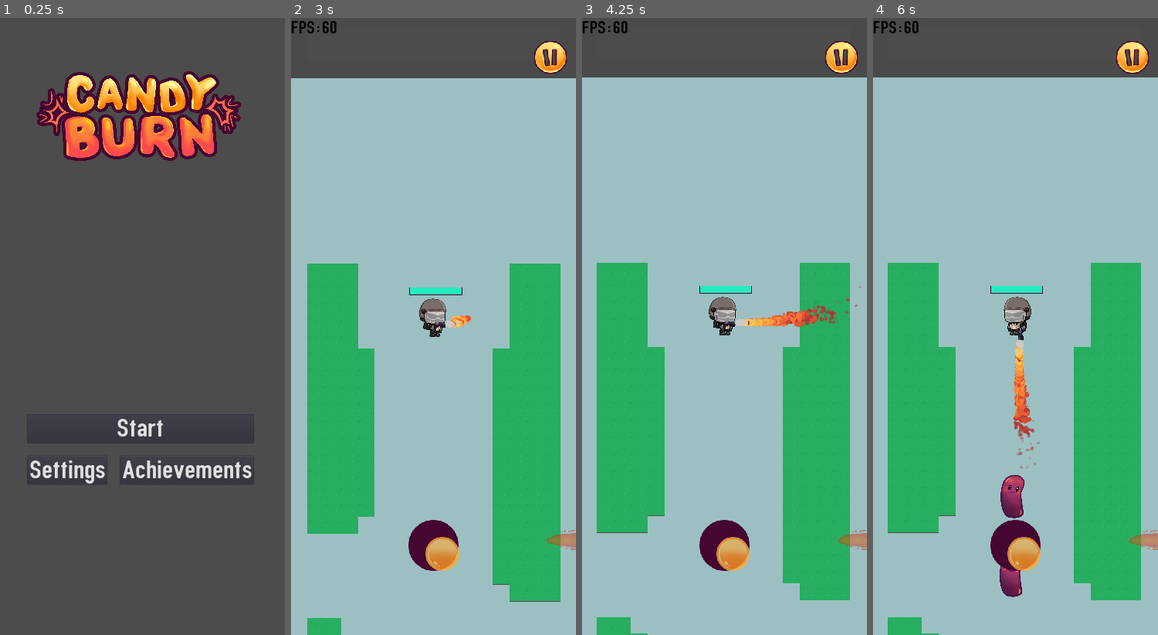
Above: before the commit, frames 1-4 (left to right).
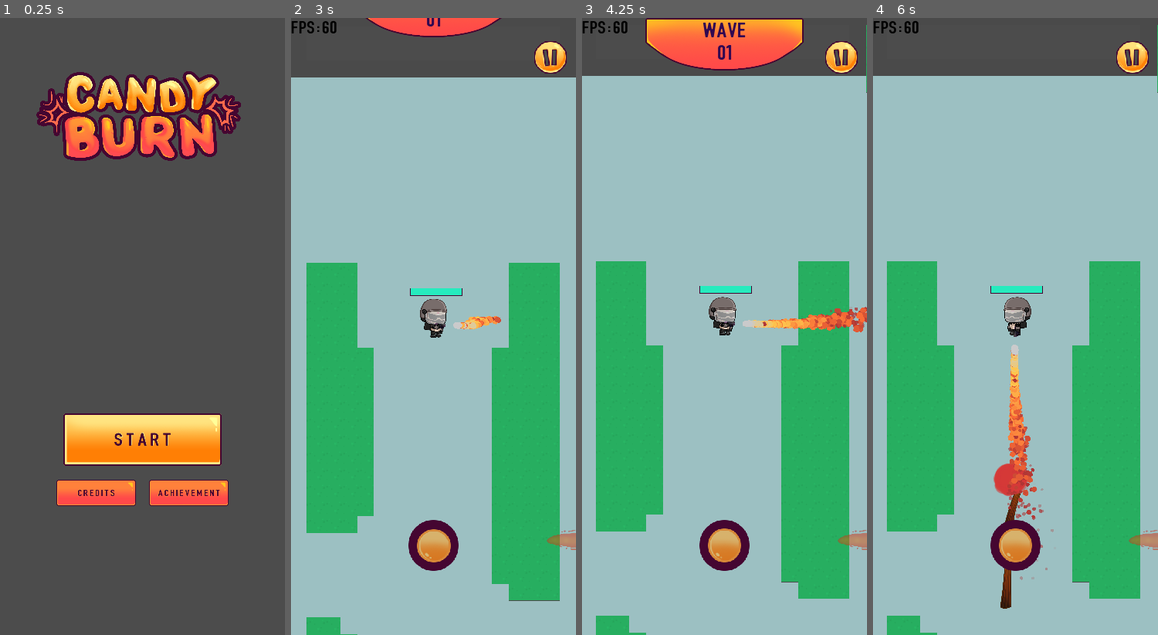
Above: after the commit, the same moments.

Repository: Zakcrust/CandyBurnRemake
Game: Godot game, scene res://Scenes/UI/Menu.tscn
The game is run twice, just before and just after one commit, with the same random seed, the same clock (stepped at 60 frames per second) and the same inputs. Sound files missing from this copy of the repository are replaced by a short silence.
Inputs (mouse positions are in pixels of both pictures, inside the frame that each line leads up to; where the layout moved, square brackets give the same spot in the first picture):
- Up to frame 1 (0.25 s): no input
- Up to frame 2 (3 s): click (387, 493) [359, 468] at 0.5 s; click "Back" at 1.25 s; click (479, 493) [479, 468] at 2 s; click (433, 437) [430, 431] at 2.75 s
- Up to frame 3 (4.25 s): move the mouse to (787, 295) at 3.52 s; click (787, 295) at 3.67 s
- Up to frame 4 (6 s): drag from (958, 357) to (1069, 320) at 4.27 s; move the mouse to (1044, 190) at 5.02 s; click (1044, 190) at 5.17 s; drag from (1001, 449) to (1015, 314) at 5.77 s

The runs differ from the first frame. In frame 1, 8.1% of the frame differs, in the area x 9-90%, y 64-80%; in frame 2, 3.1%; in frame 3, 7.1%; in frame 4, 4.5%.

Commit message:
implment some UI assets, implement weapon cycle asset

Diff:
--- /dev/null
+++ b/Assets/Main Character/FlameThrower/Flamethrower.tres
@@ -0,0 +1,8 @@
+[gd_resource type="AtlasTexture" load_steps=2 format=2]
+
+[ext_resource path="res://Assets/Player/karakter256.png" type="Texture" id=1]
+
+[resource]
+flags = 4
+atlas = ExtResource( 1 )
+region = Rect2( 408, 38, 197, 79 )
--- /dev/null
+++ b/Assets/Main Character/Flamepistol/Flamepistol.tres
@@ -0,0 +1,8 @@
+[gd_resource type="AtlasTexture" load_steps=2 format=2]
+
+[ext_resource path="res://Assets/Player/karakter512.png" type="Texture" id=1]
+
+[resource]
+flags = 4
+atlas = ExtResource( 1 )
+region = Rect2( 762, 222, 121, 55 )
--- /dev/null
+++ b/Assets/Main Character/Projectile - Flamethrower /hand.tres
@@ -0,0 +1,8 @@
+[gd_resource type="AtlasTexture" load_steps=2 format=2]
+
+[ext_resource path="res://Assets/Player/karakter512.png" type="Texture" id=1]
+
+[resource]
+flags = 4
+atlas = ExtResource( 1 )
+region = Rect2( 626, 324, 54, 93 )
--- a/Scenes/Player/Player.gd
+++ b/Scenes/Player/Player.gd
@@ -18,7 +18,7 @@
 var detect_radius : float = player_kine_stats.detect_radius
 var attack_radius : float = 0.7 * detect_radius
 var speed : int = player_kine_stats.speed
-var knockback_speed : float = speed * 10
+var knockback_speed : float = speed * 5
 var velocity : Vector2
 var knockback_direction : Vector2
 var bullet : PackedScene = load("res://Scenes/Projectile/Bullet.tscn")
@@ -28,6 +28,12 @@
 var collosion
 
 
+var pistol_asset = load("res://Assets/Main Character/Flamepistol/Flamepistol.tres")
+var pistol_pos : Vector2 = Vector2(7, 58)
+
+var flame_thrower_asset = load("res://Assets/Main Character/FlameThrower/Flamethrower.tres")
+var flame_thrower_pos : Vector2 = Vector2(22, 100)
+
 enum {
 	FLAME_PISTOL,
 	FLAMETHROWER,
@@ -47,6 +53,16 @@
 func _ready():
 	speed = custom_speed
 	knockback_speed = speed * 3
+	check_state_to_asset()
+
+func check_state_to_asset() -> void:
+	match(weapon_state):
+		FLAME_PISTOL:
+			$Body/Hand/Weapon.texture = pistol_asset
+			$Body/Hand/Weapon.position = pistol_pos
+		FLAMETHROWER:
+			$Body/Hand/Weapon.texture = flame_thrower_asset
+			$Body/Hand/Weapon.position = flame_thrower_pos
 
 
 func set_player_stats(value) -> void:
@@ -82,6 +98,7 @@
 				var target_pos = position.direction_to(target.position)
 				_face_to_position(target_pos)
 				$Body/Hand.look_at(target.global_position)
+				$Body/Hand.rotation_degrees -= 90
 			collosion = move_and_collide(velocity * speed * delta)
 			position.x = clamp(position.x, -1080 , 2160) #temp
 		HURT:
@@ -132,6 +149,7 @@
 
 func _on_Controller_send_shoot():
 	weapon_state = FLAMETHROWER
+	check_state_to_asset()
 
 
 func _on_EnemyDetector_send_enemies(ens):
@@ -239,3 +257,4 @@
 func _on_Control_end_flame_thrower():
 	$Body/Hand/FireCore.stop_flame()
 	weapon_state = FLAME_PISTOL
+	check_state_to_asset()
--- a/Scenes/Projectile/Bolt.tscn
+++ b/Scenes/Projectile/Bolt.tscn
@@ -1,6 +1,6 @@
 [gd_scene load_steps=5 format=2]
 
-[ext_resource path="res://Assets/Gula Gait-20201022T150527Z-001/Gula Gait/attack/bullet.tres" type="Texture" id=1]
+[ext_resource path="res://Assets/sparkle.png" type="Texture" id=1]
 [ext_resource path="res://Scripts/Projectile/Bolt.gd" type="Script" id=2]
 [ext_resource path="res://Scenes/Projectile/Trail.tscn" type="PackedScene" id=3]
 
@@ -13,7 +13,8 @@
 script = ExtResource( 2 )
 
 [node name="Sprite" type="Sprite" parent="."]
-scale = Vector2( 0.5, 0.5 )
+modulate = Color( 0.0196078, 1, 0.839216, 1 )
+scale = Vector2( 0.2, 0.2 )
 texture = ExtResource( 1 )
 flip_h = true
 
@@ -26,7 +27,7 @@
 
 [node name="Trail" parent="Trail" index="0"]
 width = 20.0
-default_color = Color( 0.878431, 0.101961, 0, 1 )
+default_color = Color( 0, 0.905882, 1, 1 )
 [connection signal="body_entered" from="." to="." method="_on_Bolt_body_entered"]
 
 [editable path="Trail"]
--- a/Scenes/UI/Menu.tscn
+++ b/Scenes/UI/Menu.tscn
@@ -1,10 +1,12 @@
-[gd_scene load_steps=10 format=2]
+[gd_scene load_steps=9 format=2]
 
-[ext_resource path="res://Fonts/Header - dinrundschriftmittel.otf" type="DynamicFontData" id=1]
+[ext_resource path="res://Assets/UI/Achievement.png" type="Texture" id=1]
 [ext_resource path="res://Sounds/main_menu.ogg" type="AudioStream" id=2]
 [ext_resource path="res://icon.png" type="Texture" id=3]
 [ext_resource path="res://Scenes/Utils/Sounds.tscn" type="PackedScene" id=4]
 [ext_resource path="res://Scenes/UI/Setting.tscn" type="PackedScene" id=5]
+[ext_resource path="res://Assets/UI/Start Button.png" type="Texture" id=6]
+[ext_resource path="res://Assets/UI/Credits.png" type="Texture" id=7]
 
 [sub_resource type="GDScript" id=1]
 script/source = "extends Control
@@ -24,19 +26,8 @@
 	$Menu.show()
 "
 
-[sub_resource type="DynamicFont" id=2]
-size = 104
-font_data = ExtResource( 1 )
-
-[sub_resource type="DynamicFont" id=3]
-size = 104
-font_data = ExtResource( 1 )
-
-[sub_resource type="DynamicFont" id=4]
-size = 104
-font_data = ExtResource( 1 )
-
 [node name="Menu" type="Control"]
+pause_mode = 2
 anchor_left = 0.5
 anchor_right = 0.5
 margin_left = -540.0
@@ -64,46 +55,48 @@
 margin_top = 1500.0
 margin_right = 436.0
 margin_bottom = 1772.0
+alignment = 1
 __meta__ = {
 "_edit_use_anchors_": false
 }
 
 [node name="VBoxContainer" type="VBoxContainer" parent="Menu"]
-margin_right = 872.0
-margin_bottom = 272.0
+margin_left = 111.0
+margin_right = 761.0
+margin_bottom = 350.0
 custom_constants/separation = 50
 alignment = 1
 
-[node name="Start" type="Button" parent="Menu/VBoxContainer"]
-margin_right = 872.0
-margin_bottom = 111.0
-custom_fonts/font = SubResource( 2 )
-text = "Start"
-__meta__ = {
-"_edit_use_anchors_": false
-}
+[node name="Start" type="HBoxContainer" parent="Menu/VBoxContainer"]
+margin_right = 650.0
+margin_bottom = 200.0
+alignment = 1
+
+[node name="Start" type="TextureButton" parent="Menu/VBoxContainer/Start"]
+margin_left = 25.0
+margin_right = 625.0
+margin_bottom = 200.0
+texture_normal = ExtResource( 6 )
 
 [node name="HBoxContainer" type="HBoxContainer" parent="Menu/VBoxContainer"]
-margin_top = 161.0
-margin_right = 872.0
-margin_bottom = 272.0
+margin_top = 250.0
+margin_right = 650.0
+margin_bottom = 350.0
 custom_constants/separation = 50
 alignment = 1
 
-[node name="Setting" type="Button" parent="Menu/VBoxContainer/HBoxContainer"]
-margin_right = 305.0
-margin_bottom = 111.0
-custom_fonts/font = SubResource( 3 )
-text = "Settings"
+[node name="Setting" type="TextureButton" parent="Menu/VBoxContainer/HBoxContainer"]
+margin_right = 300.0
+margin_bottom = 100.0
+texture_normal = ExtResource( 7 )
 
-[node name="Achievement" type="Button" parent="Menu/VBoxContainer/HBoxContainer"]
-margin_left = 355.0
-margin_right = 872.0
-margin_bottom = 111.0
-custom_fonts/font = SubResource( 4 )
-text = "Achievements"
+[node name="Achievement" type="TextureButton" parent="Menu/VBoxContainer/HBoxContainer"]
+margin_left = 350.0
+margin_right = 650.0
+margin_bottom = 100.0
+texture_normal = ExtResource( 1 )
 
 [node name="Setting" parent="." instance=ExtResource( 5 )]
-[connection signal="pressed" from="Menu/VBoxContainer/Start" to="." method="_on_Button_pressed"]
+[connection signal="pressed" from="Menu/VBoxContainer/Start/Start" to="." method="_on_Button_pressed"]
 [connection signal="pressed" from="Menu/VBoxContainer/HBoxContainer/Setting" to="." method="_on_Setting_pressed"]
 [connection signal="back_signal" from="Setting" to="." method="_on_Setting_back_signal"]
--- a/Scripts/Controller/GamePad.gd
+++ b/Scripts/Controller/GamePad.gd
@@ -3,7 +3,7 @@
 signal forward_button_pos(pos)
 
 
-var radius = Vector2(32, 32)
+var radius = Vector2(48, 48)
 var boundary = 64
 
 var touch_boundary = 128
--- a/Scripts/Player/Player.tscn
+++ b/Scripts/Player/Player.tscn
@@ -1,8 +1,8 @@
-[gd_scene load_steps=22 format=2]
+[gd_scene load_steps=24 format=2]
 
 [ext_resource path="res://Scenes/Player/Player.gd" type="Script" id=1]
 [ext_resource path="res://Assets/Main Character/idle/idle1.png" type="Texture" id=2]
-[ext_resource path="res://Assets/Main Character/idle/handpistol.tres" type="Texture" id=3]
+[ext_resource path="res://Assets/Main Character/Projectile - Flamethrower /hand.tres" type="Texture" id=3]
 [ext_resource path="res://Assets/Main Character/idle/idle2.png" type="Texture" id=4]
 [ext_resource path="res://Assets/Main Character/walk/AltasTexture/walk_1.tres" type="Texture" id=5]
 [ext_resource path="res://TestEnv/FireCore.tscn" type="PackedScene" id=6]
@@ -15,8 +15,9 @@
 [ext_resource path="res://Assets/Main Character/walk/AltasTexture/walk_4.tres" type="Texture" id=13]
 [ext_resource path="res://Assets/Main Character/walk/AltasTexture/walk_3.tres" type="Texture" id=14]
 [ext_resource path="res://Sounds/SFX/player_hit.wav" type="AudioStream" id=15]
-[ext_resource path="res://Sounds/SFX/player_shoot.wav" type="AudioStream" id=16]
 [ext_resource path="res://Assets/UI/Healthbar/Health Bar Outline.png" type="Texture" id=16]
+[ext_resource path="res://Sounds/SFX/player_shoot.wav" type="AudioStream" id=17]
+[ext_resource path="res://Assets/Main Character/FlameThrower/Flamethrower.tres" type="Texture" id=18]
 
 [sub_resource type="SpriteFrames" id=1]
 animations = [ {
@@ -25,15 +26,15 @@
 "name": "idle",
 "speed": 5.0
 }, {
+"frames": [ ExtResource( 10 ) ],
+"loop": true,
+"name": "dead",
+"speed": 5.0
+}, {
 "frames": [ ExtResource( 12 ), ExtResource( 5 ), ExtResource( 11 ), ExtResource( 14 ), ExtResource( 13 ) ],
 "loop": true,
 "name": "move",
 "speed": 7.0
-}, {
-"frames": [ ExtResource( 10 ) ],
-"loop": true,
-"name": "dead",
-"speed": 5.0
 } ]
 
 [sub_resource type="CircleShape2D" id=2]
@@ -57,12 +58,12 @@
 func update_health_bar(full_health : float, current_health : float) -> void:
 	health_percentage = current_health / full_health
 
-	if health_percentage <= 1.0 and health_percentage > 0.66:
-		$TextureProgress.texture_progress = green_texture
-	elif health_percentage <= 0.66 and health_percentage > 0.33:
-		$TextureProgress.texture_progress = yellow_texture
-	elif health_percentage > 0 and health_percentage <= 0.33:
-		$TextureProgress.texture_progress = red_texture
+#	if health_percentage <= 1.0 and health_percentage > 0.66:
+#		$TextureProgress.texture_progress = green_texture
+#	elif health_percentage <= 0.66 and health_percentage > 0.33:
+#		$TextureProgress.texture_progress = yellow_texture
+#	elif health_percentage > 0 and health_percentage <= 0.33:
+#		$TextureProgress.texture_progress = red_texture
 
 	$TextureProgress.value = health_percentage * 100
 "
@@ -77,21 +78,34 @@
 scale = Vector2( 0.2, 0.2 )
 frames = SubResource( 1 )
 animation = "idle"
+frame = 1
 playing = true
 
 [node name="Hand" type="Sprite" parent="Body"]
-position = Vector2( -107.876, 155.998 )
+position = Vector2( -40.0001, 180 )
+rotation = -1.53372
+scale = Vector2( 2, 2 )
+z_index = 1
 texture = ExtResource( 3 )
-offset = Vector2( 150, 30 )
+offset = Vector2( 0, 20 )
+
+[node name="Weapon" type="Sprite" parent="Body/Hand"]
+position = Vector2( 22, 100 )
+rotation = 1.56393
+z_index = -1
+texture = ExtResource( 18 )
 
 [node name="GunPoint" type="Node2D" parent="Body/Hand"]
-position = Vector2( 362.876, -10 )
+position = Vector2( 15.516, 129.333 )
+rotation = 1.5708
 
 [node name="FireCore" parent="Body/Hand" instance=ExtResource( 6 )]
-position = Vector2( 363.722, -11.6629 )
+position = Vector2( 19.2907, 214.67 )
+rotation = 1.5708
 scale = Vector2( 2, 2 )
 
 [node name="Collider" type="CollisionShape2D" parent="."]
+visible = false
 position = Vector2( 0.671936, 6.8292 )
 shape = SubResource( 2 )
 
@@ -100,13 +114,15 @@
 one_shot = true
 
 [node name="EnemyDetector" parent="." instance=ExtResource( 7 )]
+visible = false
 position = Vector2( 0.840897, 0 )
 
 [node name="KnockbackTimer" type="Timer" parent="."]
-wait_time = 0.5
+wait_time = 0.2
 one_shot = true
 
 [node name="HurtBox" type="Area2D" parent="."]
+visible = false
 collision_layer = 0
 collision_mask = 2
 
@@ -143,7 +159,7 @@
 sfx = ExtResource( 15 )
 
 [node name="ShootSound" parent="." instance=ExtResource( 8 )]
-sfx = ExtResource( 16 )
+sfx = ExtResource( 17 )
 [connection signal="timeout" from="ReloadTimer" to="." method="_on_ReloadTimer_timeout"]
 [connection signal="send_enemies" from="EnemyDetector" to="." method="_on_EnemyDetector_send_enemies"]
 [connection signal="timeout" from="KnockbackTimer" to="." method="_on_KnockbackTimer_timeout"]
--- a/Scripts/Utils/Spawner/SpawnerData.gd
+++ b/Scripts/Utils/Spawner/SpawnerData.gd
@@ -20,7 +20,7 @@
 
 var wave_data = {
 	1 : {
-		1 : Wave.new(1,10, JELLY_KERING),
+		1 : Wave.new(1,10, GULA_GAIT),
 		2 : Wave.new(2),
 		3 : Wave.new(3),
 		4 : Wave.new(4),
--- a/Scripts/Utils/Spawner/SpawnerPool.gd
+++ b/Scripts/Utils/Spawner/SpawnerPool.gd
@@ -11,6 +11,10 @@
 
 signal win()
 signal add_flame_power(amount)
+signal wave_ui(current_wave)
+
+func _ready():
+	emit_signal("wave_ui", current_wave_count)
 
 
 func set_current_wave(value) -> void:
@@ -52,6 +56,7 @@
 		current_wave_count += 1
 		print("current wave : %s" % current_wave_count)
 		reset_spawners()
+		emit_signal("wave_ui", current_wave_count)
 	else:
 		print("you win")
 		emit_signal("win")
--- a/TestEnv/FireCore.tscn
+++ b/TestEnv/FireCore.tscn
@@ -105,6 +105,7 @@
 anims/flame_on = SubResource( 9 )
 
 [node name="CPUMobileRender" type="CPUParticles2D" parent="."]
+emitting = false
 
 [node name="FlameSound" type="Node2D" parent="." groups=[
 "sounds",
--- a/TestEnv/Stage1.tscn
+++ b/TestEnv/Stage1.tscn
@@ -9,6 +9,7 @@
 [ext_resource path="res://TestEnv/Spawner.tscn" type="PackedScene" id=7]
 [ext_resource path="res://Sounds/general_1.ogg" type="AudioStream" id=8]
 [ext_resource path="res://Fonts/Header - dinrundschriftmittel.otf" type="DynamicFontData" id=9]
+[ext_resource path="res://Assets/UI/Current Wave Polos.png" type="Texture" id=10]
 
 [sub_resource type="GDScript" id=1]
 script/source = "extends Control
@@ -67,6 +68,42 @@
 func _process(delta):
 	text = \"FPS : %s\" % Engine.get_frames_per_second()
 "
+
+[sub_resource type="GDScript" id=11]
+script/source = "extends Control
+
+
+func _on_SpawnerPool_wave_ui(current_wave):
+	if current_wave < 10:
+		$Background/Number.text = \"0%s\" % current_wave
+	else:
+		$Background/Number.text = str(current_wave)
+	$AnimationPlayer.play(\"start_wave\")
+"
+
+[sub_resource type="DynamicFont" id=8]
+size = 84
+font_data = ExtResource( 9 )
+
+[sub_resource type="DynamicFont" id=9]
+size = 84
+font_data = ExtResource( 9 )
+
+[sub_resource type="Animation" id=10]
+resource_name = "start_wave"
+length = 2.0
+tracks/0/type = "value"
+tracks/0/path = NodePath(".:rect_position")
+tracks/0/interp = 1
+tracks/0/loop_wrap = true
+tracks/0/imported = false
+tracks/0/enabled = true
+tracks/0/keys = {
+"times": PoolRealArray( 0, 0.5, 1.5, 2 ),
+"transitions": PoolRealArray( 1, 1, 1, 1 ),
+"update": 0,
+"values": [ Vector2( 540, -200 ), Vector2( 540, 0 ), Vector2( 540, 0 ), Vector2( 540, -200 ) ]
+}
 
 [node name="Main" type="Node2D"]
 
@@ -239,6 +276,52 @@
 script = SubResource( 7 )
 
 [node name="PauseMenu" parent="CanvasLayer" instance=ExtResource( 2 )]
+
+[node name="Wave" type="Control" parent="CanvasLayer"]
+anchor_left = 0.5
+anchor_right = 0.5
+margin_top = -200.0
+margin_bottom = -200.0
+script = SubResource( 11 )
+__meta__ = {
+"_edit_use_anchors_": false
+}
+
+[node name="Background" type="TextureRect" parent="CanvasLayer/Wave"]
+anchor_left = 0.5
+anchor_right = 0.5
+margin_left = -300.0
+margin_right = 300.0
+margin_bottom = 200.0
+texture = ExtResource( 10 )
+__meta__ = {
+"_edit_use_anchors_": false
+}
+
+[node name="Name" type="Label" parent="CanvasLayer/Wave/Background"]
+margin_right = 600.0
+margin_bottom = 96.0
+custom_fonts/font = SubResource( 8 )
+custom_colors/font_color = Color( 0.192157, 0.0313726, 0.317647, 1 )
+text = "WAVE"
+align = 1
+valign = 1
+__meta__ = {
+"_edit_use_anchors_": false
+}
+
+[node name="Number" type="Label" parent="CanvasLayer/Wave/Background"]
+margin_top = 66.0
+margin_right = 600.0
+margin_bottom = 200.0
+custom_fonts/font = SubResource( 9 )
+custom_colors/font_color = Color( 0.192157, 0.0313726, 0.317647, 1 )
+text = "01"
+align = 1
+valign = 1
+
+[node name="AnimationPlayer" type="AnimationPlayer" parent="CanvasLayer/Wave"]
+anims/start_wave = SubResource( 10 )
 
 [node name="SpawnerPool" type="Node2D" parent="."]
 script = ExtResource( 3 )
@@ -281,4 +364,5 @@
 [connection signal="paused" from="CanvasLayer/PauseMenu" to="CanvasLayer/HBoxContainer/Control" method="_on_PauseMenu_paused"]
 [connection signal="resume" from="CanvasLayer/PauseMenu" to="CanvasLayer/HBoxContainer/Control" method="_on_PauseMenu_resume"]
 [connection signal="add_flame_power" from="SpawnerPool" to="CanvasLayer/HBoxContainer/Control/Control" method="_on_SpawnerPool_add_flame_power"]
+[connection signal="wave_ui" from="SpawnerPool" to="CanvasLayer/Wave" method="_on_SpawnerPool_wave_ui"]
 [connection signal="win" from="SpawnerPool" to="CanvasLayer/WinLose" method="_on_SpawnerPool_win"]
Binary file added: Assets/Player/karakter256.png
Not shown, added: Assets/Player/karakter256.png.import
Binary file added: Assets/Player/karakter512.png
Not shown, added: Assets/Player/karakter512.png.import
Binary file added: Assets/UI/Achievement.png
Not shown, added: Assets/UI/Achievement.png.import
Binary file added: Assets/UI/Credits.png
Not shown, added: Assets/UI/Credits.png.import
Binary file added: Assets/UI/Current Wave Polos.png
Not shown, added: Assets/UI/Current Wave Polos.png.import
Binary file added: Assets/UI/Start Button.png
Not shown, added: Assets/UI/Start Button.png.import
(and 1 more such lines)
